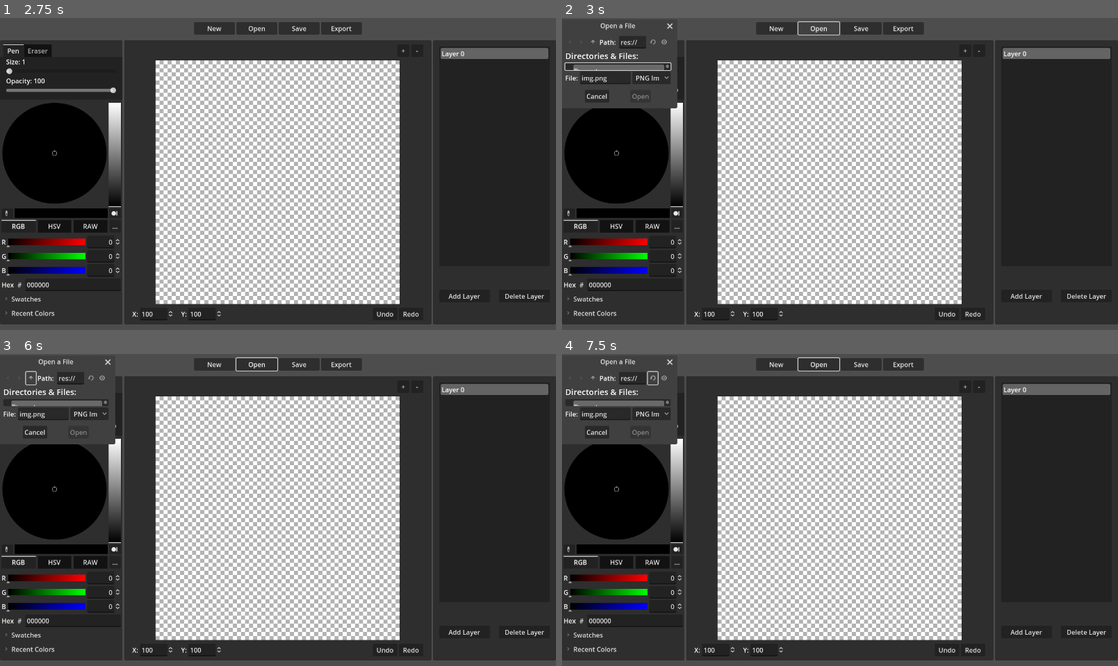
Above: before the commit, frames 1-4 (two rows, left to right).
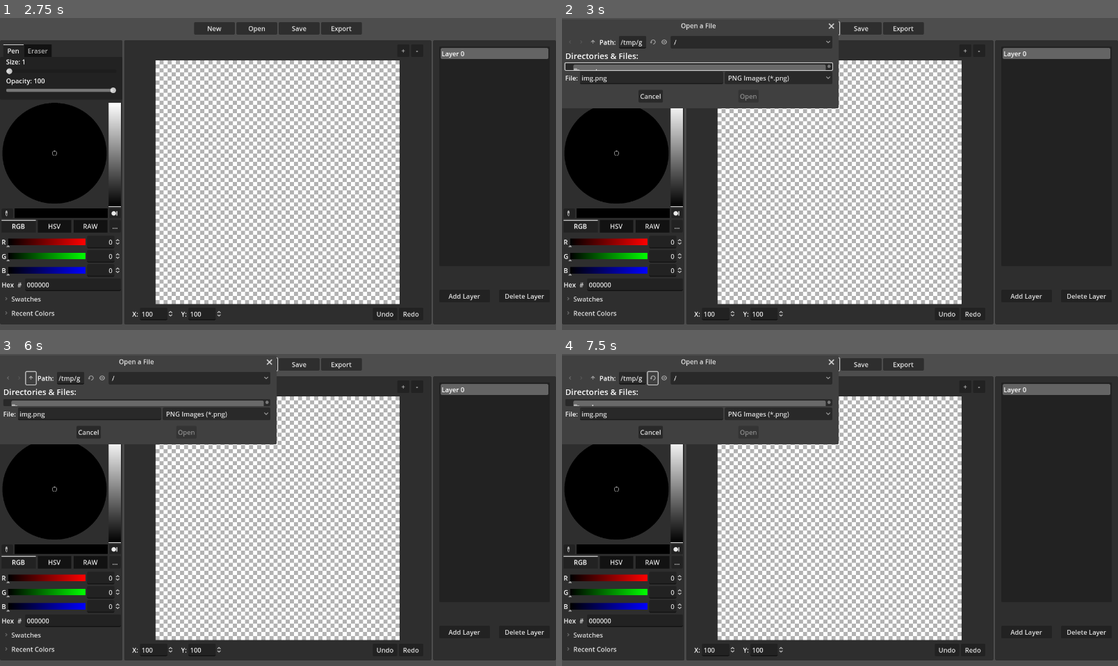
Above: after the commit, the same moments.

Repository: 17angelsprings/Pix-Paint
Game: Godot game, scene res://src/ui/menu/menu.tscn
The game is run twice, just before and just after one commit, with the same random seed, the same clock (stepped at 60 frames per second) and the same inputs.
Inputs (mouse positions are in pixels of both pictures, inside the frame that each line leads up to):
- Up to frame 1 (2.75 s): click "New" at 0.5 s; click (50, 27) at 1.27 s; type "12" at 1.35 s; click "Ok" at 2 s
- Up to frame 2 (3 s): click "Open" at 2.75 s
- Up to frame 3 (6 s): click "Save" at 3.5 s; click "New" at 4.25 s; click "New" at 5 s; click (33, 378) at 5.75 s
- Up to frame 4 (7.5 s): click (595, 378) at 6.5 s; click (650, 378) at 7.25 s

Frame 1 is identical in both runs. In frame 2, 4.4% of the frame differs, in the area x 4-50%, y 0-29%; in frame 3, 4.4%; in frame 4, 4.4%.

Commit message:
Fixed New Button Functionality

Diff:
--- a/src/ui/workspace/NewButton.gd
+++ b/src/ui/workspace/NewButton.gd
@@ -2,4 +2,5 @@
 
 # Press this button to go back to the New Canvas menu and create a new canvas
 func _on_pressed():
+	FileGlobals.set_global_variable("image", Image.create(1000, 1000, false, Image.FORMAT_RGBA8))
 	get_tree().change_scene_to_file("res://src/ui/menu/new_canvas.tscn")
--- a/src/ui/workspace/workspace_ui.tscn
+++ b/src/ui/workspace/workspace_ui.tscn
@@ -1,5 +1,6 @@
-[gd_scene load_steps=6 format=3 uid="uid://coci6wtms6jvc"]
+[gd_scene load_steps=7 format=3 uid="uid://coci6wtms6jvc"]
 
+[ext_resource type="Script" path="res://src/ui/workspace/NewButton.gd" id="1_5nl67"]
 [ext_resource type="PackedScene" uid="uid://befa4sdne023a" path="res://src/ui/workspace/tools_panel_container.tscn" id="1_6m7lr"]
 [ext_resource type="Script" path="res://src/ui/workspace/OpenButton.gd" id="1_chhi1"]
 [ext_resource type="PackedScene" uid="uid://ch35nm357tn7y" path="res://src/ui/workspace/layers_panel_container.tscn" id="2_2x25h"]
@@ -35,17 +36,20 @@
 custom_minimum_size = Vector2(100, 0)
 layout_mode = 2
 text = "New"
+script = ExtResource("1_5nl67")
 
-[node name="OpenButton" type="Button" parent="WorkspaceContainer/OptionsMarginContainer/OptionsContainer"]
+[node name="OpenButton" type="Button" parent="WorkspaceContainer/OptionsMarginContainer/OptionsContainer" node_paths=PackedStringArray("file_dialog")]
 custom_minimum_size = Vector2(100, 0)
 layout_mode = 2
 text = "Open"
 script = ExtResource("1_chhi1")
+file_dialog = NodePath("FileDialog")
 
 [node name="FileDialog" type="FileDialog" parent="WorkspaceContainer/OptionsMarginContainer/OptionsContainer/OpenButton"]
 title = "Open a File"
 ok_button_text = "Open"
 file_mode = 0
+access = 2
 
 [node name="SaveButton" type="Button" parent="WorkspaceContainer/OptionsMarginContainer/OptionsContainer"]
 custom_minimum_size = Vector2(100, 0)
@@ -77,6 +81,7 @@
 layout_mode = 2
 theme_override_constants/margin_bottom = 10
 
+[connection signal="pressed" from="WorkspaceContainer/OptionsMarginContainer/OptionsContainer/NewButton" to="WorkspaceContainer/OptionsMarginContainer/OptionsContainer/NewButton" method="_on_pressed"]
 [connection signal="pressed" from="WorkspaceContainer/OptionsMarginContainer/OptionsContainer/OpenButton" to="WorkspaceContainer/OptionsMarginContainer/OptionsContainer/OpenButton" method="_on_pressed"]
 [connection signal="file_selected" from="WorkspaceContainer/OptionsMarginContainer/OptionsContainer/OpenButton/FileDialog" to="WorkspaceContainer/OptionsMarginContainer/OptionsContainer/OpenButton" method="_on_file_dialog_file_selected"]
 [connection signal="pressed" from="WorkspaceContainer/OptionsMarginContainer/OptionsContainer/SaveButton" to="WorkspaceContainer/OptionsMarginContainer/OptionsContainer/SaveButton" method="_on_pressed"]
